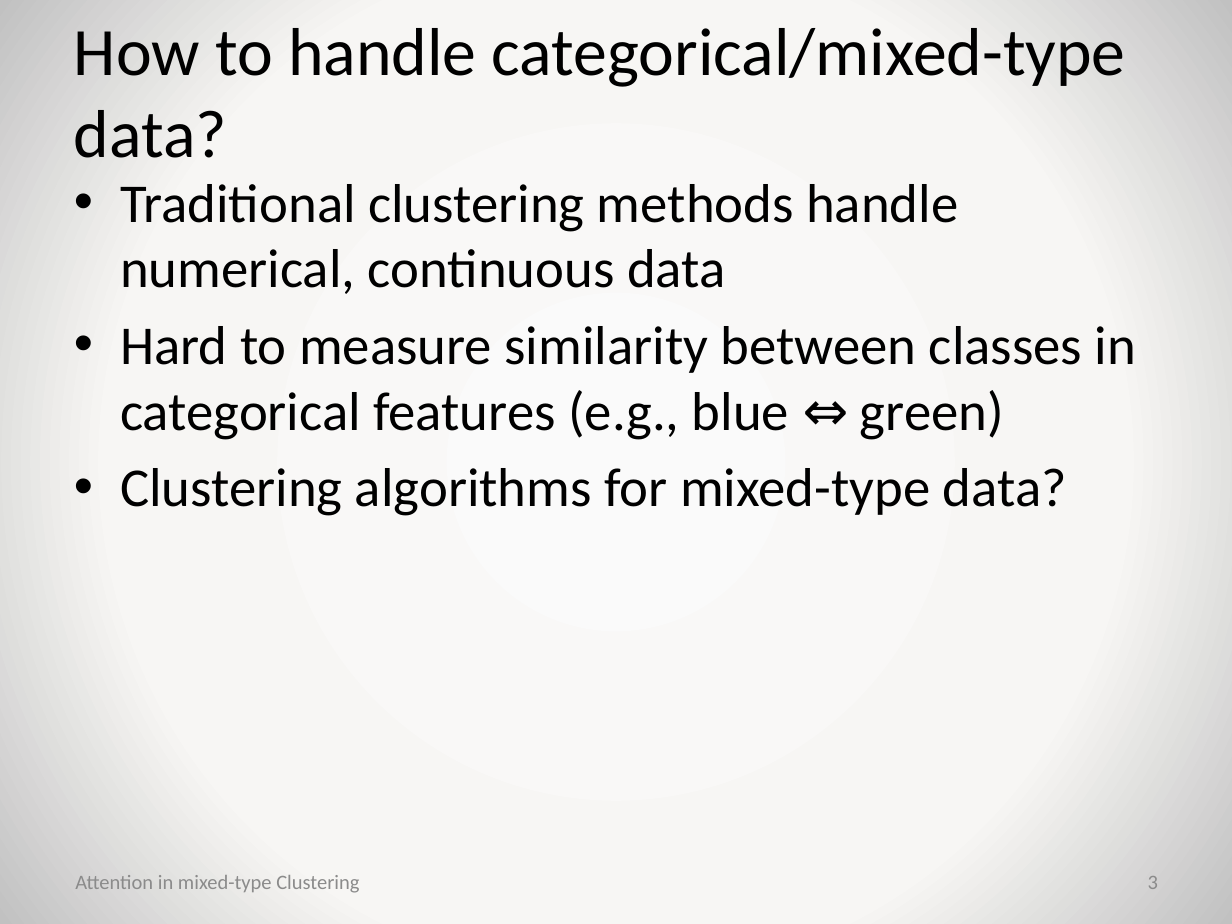
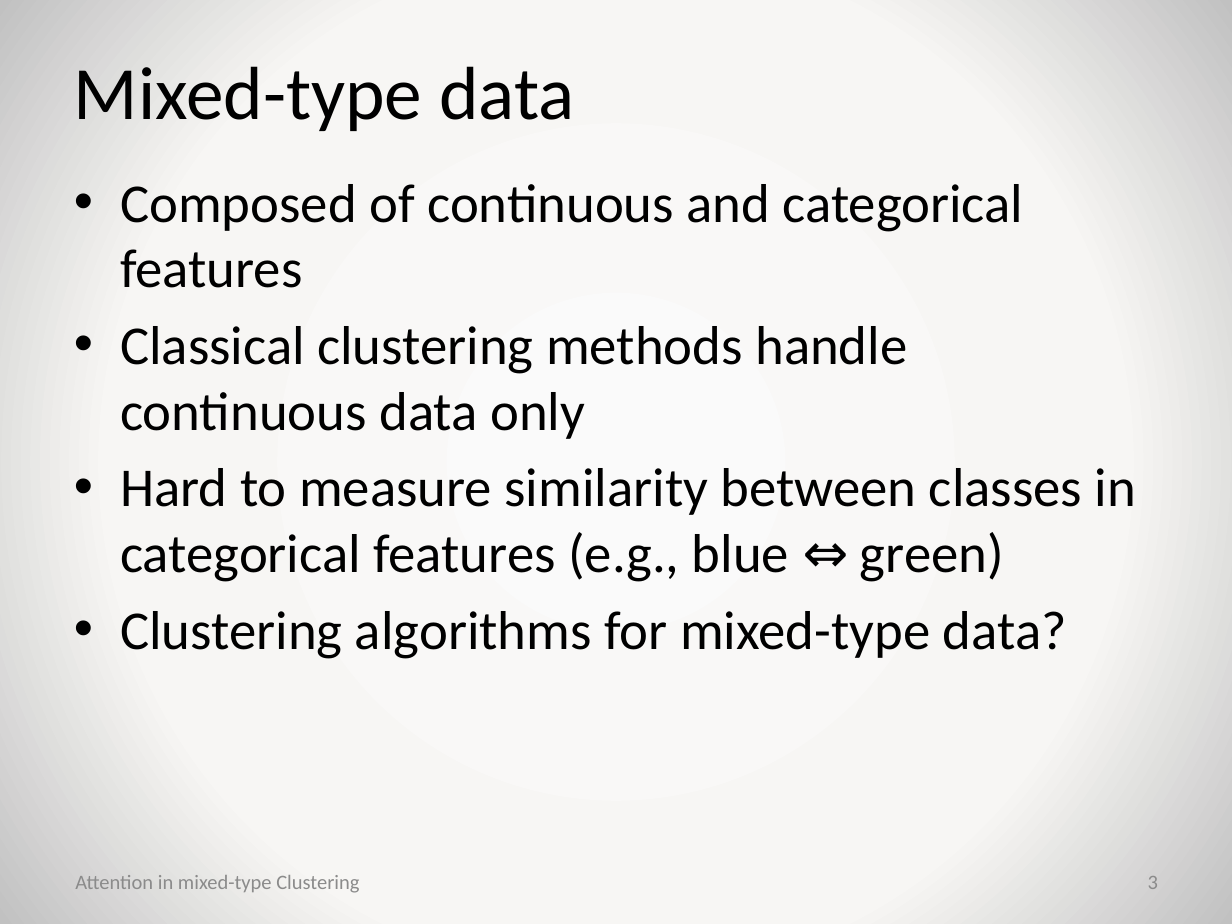
Before and after one commit to jaanisfehling/attention-mixed-type-clustering, a slide deck: slide 3 of presentation.pptx. Drawn at 1232x924 pixels with LibreOffice and Linux fonts; fonts in the diff are those of the drawing; background and template pictures are left out. Boxes give left, top, right and bottom in pixels: in the first picture for what was removed or moved away, otherwise in the second. Text is boxed around its words. In the diff, an @@ line names an element or a change of style, - is before the commit and + after.

```diff
--- a/presentation.pptx
+++ b/presentation.pptx
@@ title at (74, 66, 574, 131): text changed; size 39.6 to 44 pt @@
-How to handle categorical/mixed-type data?
+Mixed-type data
@@ text at (120, 184, 1024, 439): text changed @@
-• Traditional clustering methods handle numerical, continuous data
+• Composed of continuous and categorical features
+• Classical clustering methods handle continuous data only
```
Also in this commit, not shown: 8 other slides changed.
